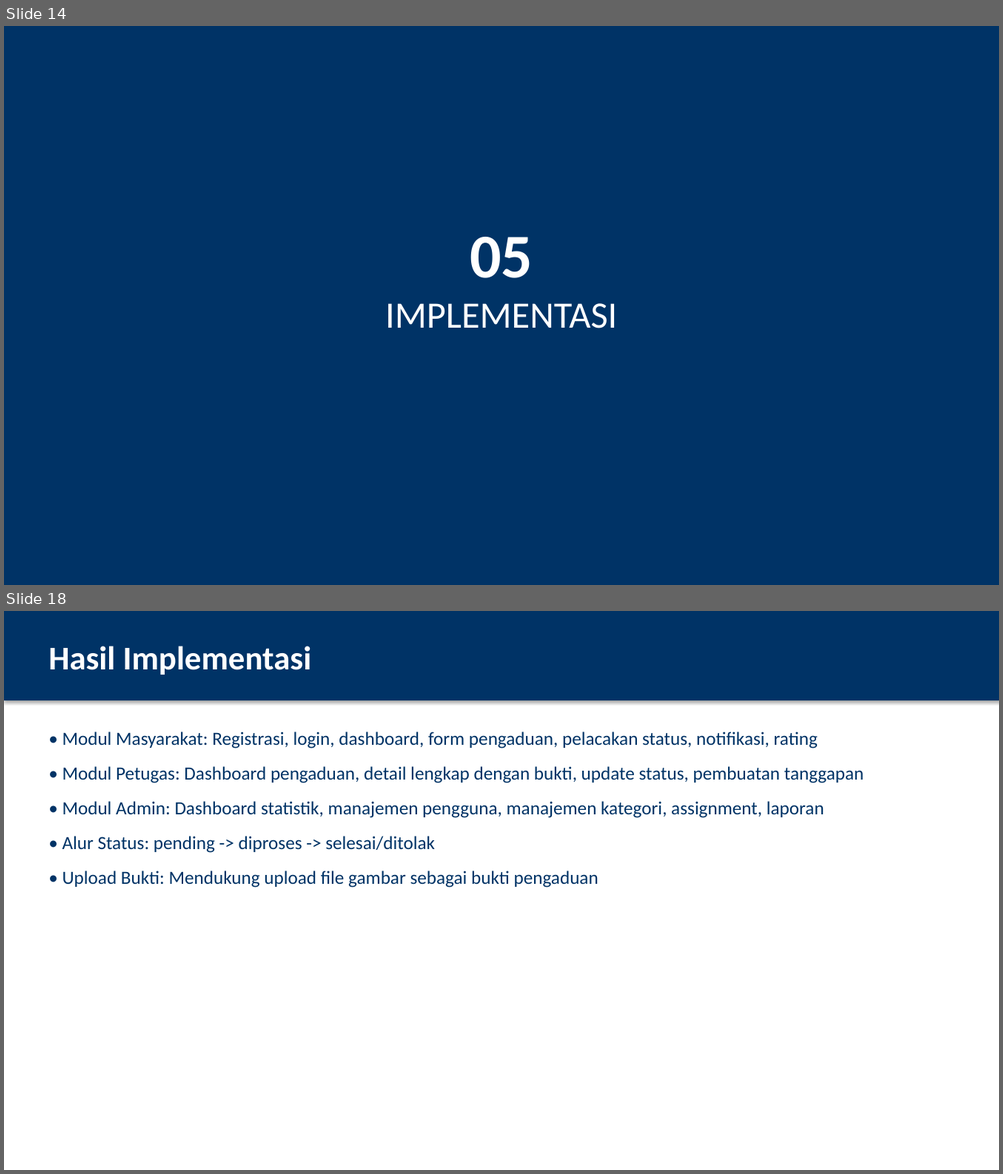
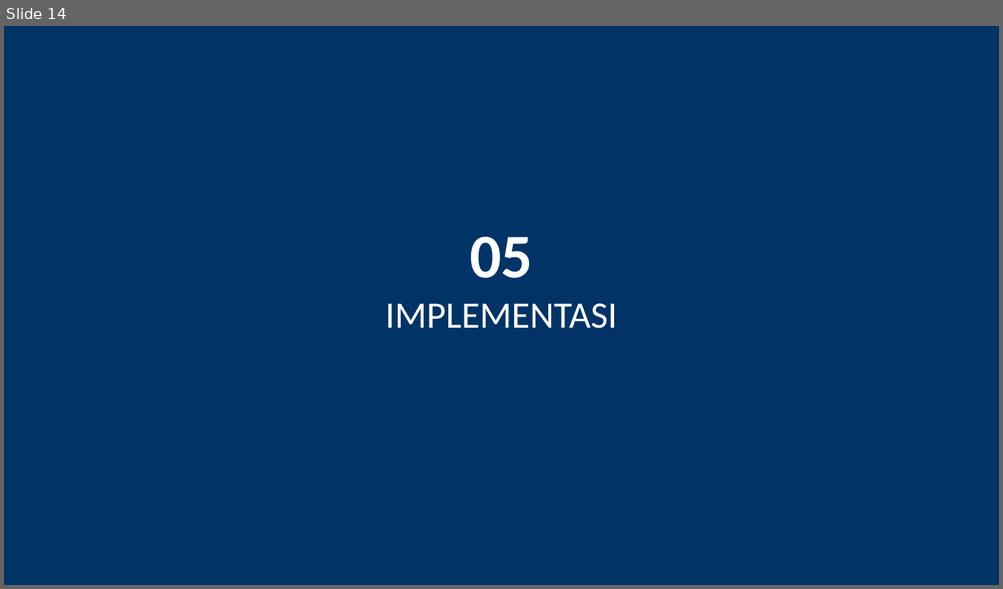
Before and after one commit to irfan-ghzl/CRM, a slide deck: PRESENTASI_SISTEM_PENGADUAN_MASYARAKAT.pptx. Shown one above the other, each under a label of ours: slides 14 and 18 before the commit, slide 14 after it; the slides between them are not shown. The pictures are 1003x1174 and 1003x589 pixels, drawn with LibreOffice and Linux fonts; fonts in the diff are those of the drawing. Boxes give left, top, right and bottom in pixels: in the first picture for what was removed or moved away, otherwise in the second. Text is boxed around its words. In the diff, an @@ line names an element or a change of style, - is before the commit and + after.

```diff
--- a/PRESENTASI_SISTEM_PENGADUAN_MASYARAKAT.pptx
+++ b/PRESENTASI_SISTEM_PENGADUAN_MASYARAKAT.pptx
@@ slide 18 removed at <box>4,611,999,1170</box>, background #FFFFFF @@
@@ rectangle removed at <box>4,611,999,701</box> @@
@@ text removed at <box>48,646,312,675</box> @@
-Hasil Implementasi
@@ text removed at <box>62,732,863,888</box> @@
-• Modul Masyarakat: Registrasi, login, dashboard, form pengaduan, pelacakan status, notifikasi, rating
-• Modul Petugas: Dashboard pengaduan, detail lengkap dengan bukti, update status, pembuatan tanggapan
-• Modul Admin: Dashboard statistik, manajemen pengguna, manajemen kategori, assignment, laporan
-• Alur Status: pending -> diproses -> selesai/ditolak
-• Upload Bukti: Mendukung upload file gambar sebagai bukti pengaduan
```
Also in this commit, not shown: 15 slides changed, 5 slides added, 4 other slides removed.
